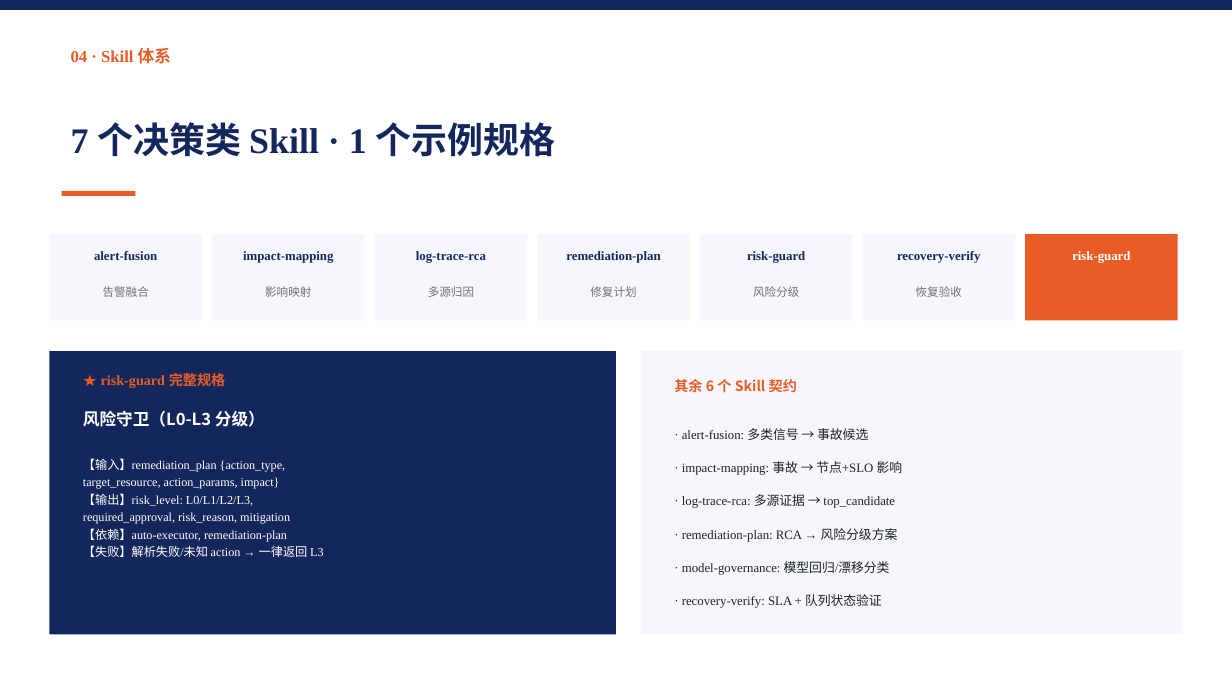
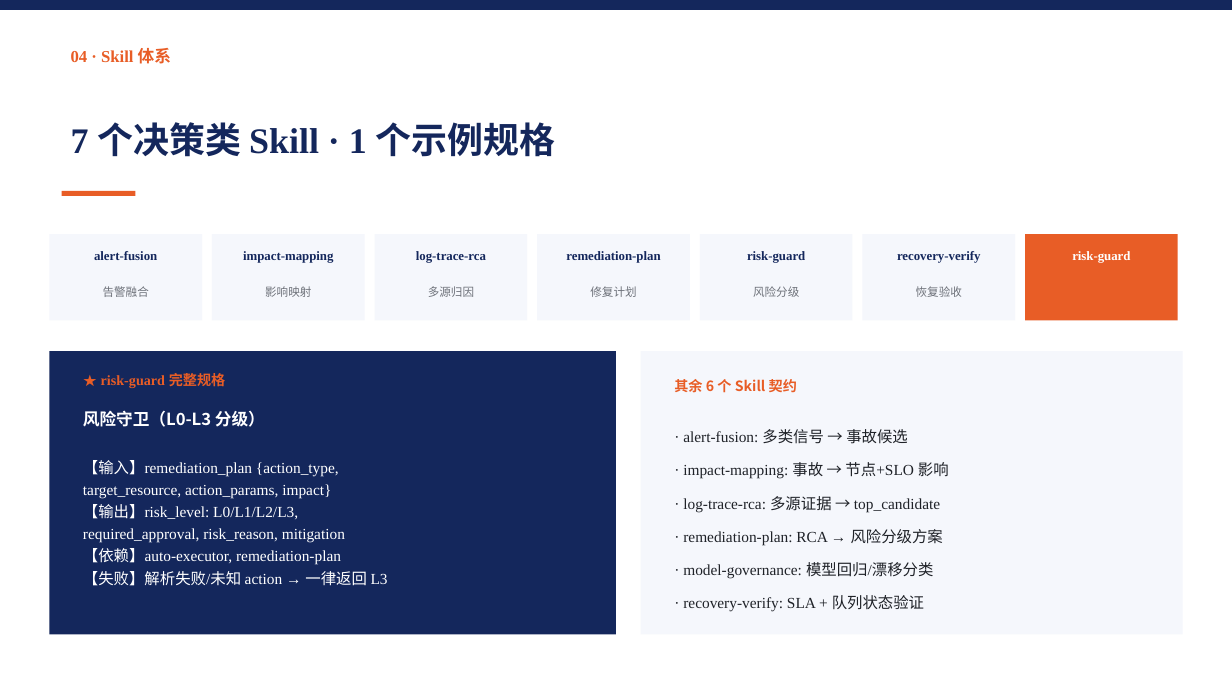
Before and after one commit to libo9922/edge-aiops-demo, a slide deck: slide 11 of docs/edge-aiops-submission.pptx. Drawn at 1232x693 pixels with LibreOffice and Linux fonts; fonts in the diff are those of the drawing. Boxes give left, top, right and bottom in pixels: in the first picture for what was removed or moved away, otherwise in the second. Text is boxed around its words. In the diff, an @@ line names an element or a change of style, - is before the commit and + after.

```diff
--- a/docs/edge-aiops-submission.pptx
+++ b/docs/edge-aiops-submission.pptx
@@ text "【输入】remediation_plan {action_type," at bbox=[83, 460, 388, 586]: size 9.5 to 12 pt @@
@@ size 10 to 12 pt in 6 elements at bbox=[683, 429, 908, 444], bbox=[683, 462, 949, 479], bbox=[683, 496, 940, 512], bbox=[683, 529, 943, 546], bbox=[683, 562, 933, 579], bbox=[683, 595, 924, 612] @@
```
Also in this commit, not shown: 4 other slides changed, 1 other file.
